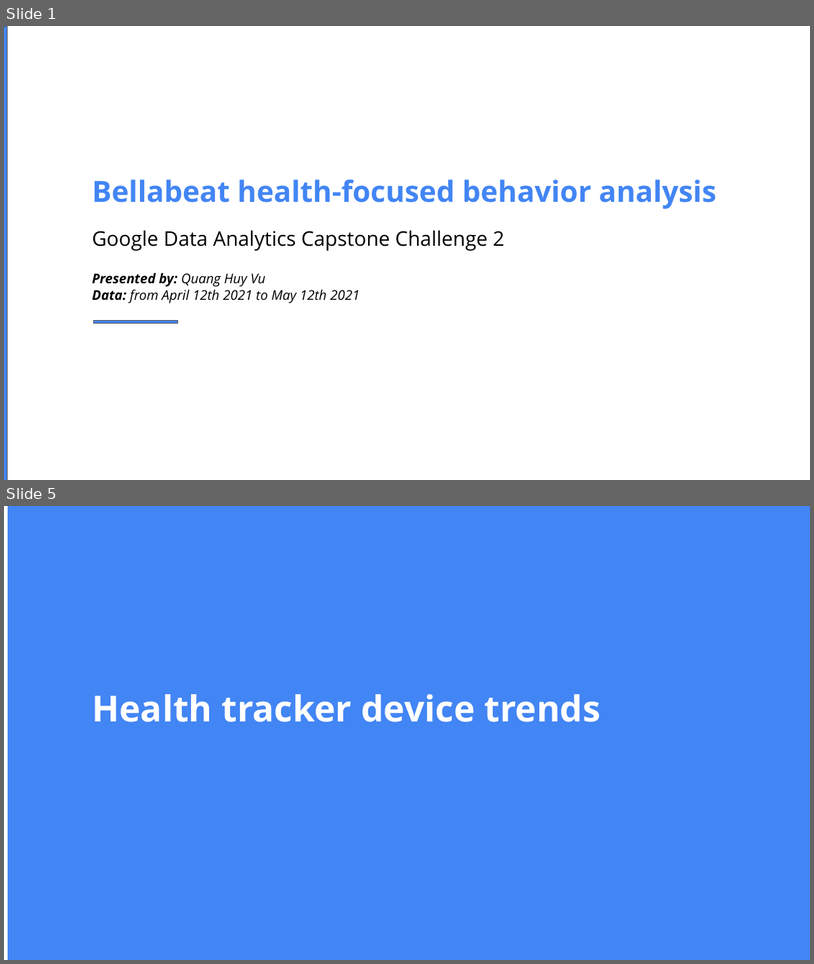
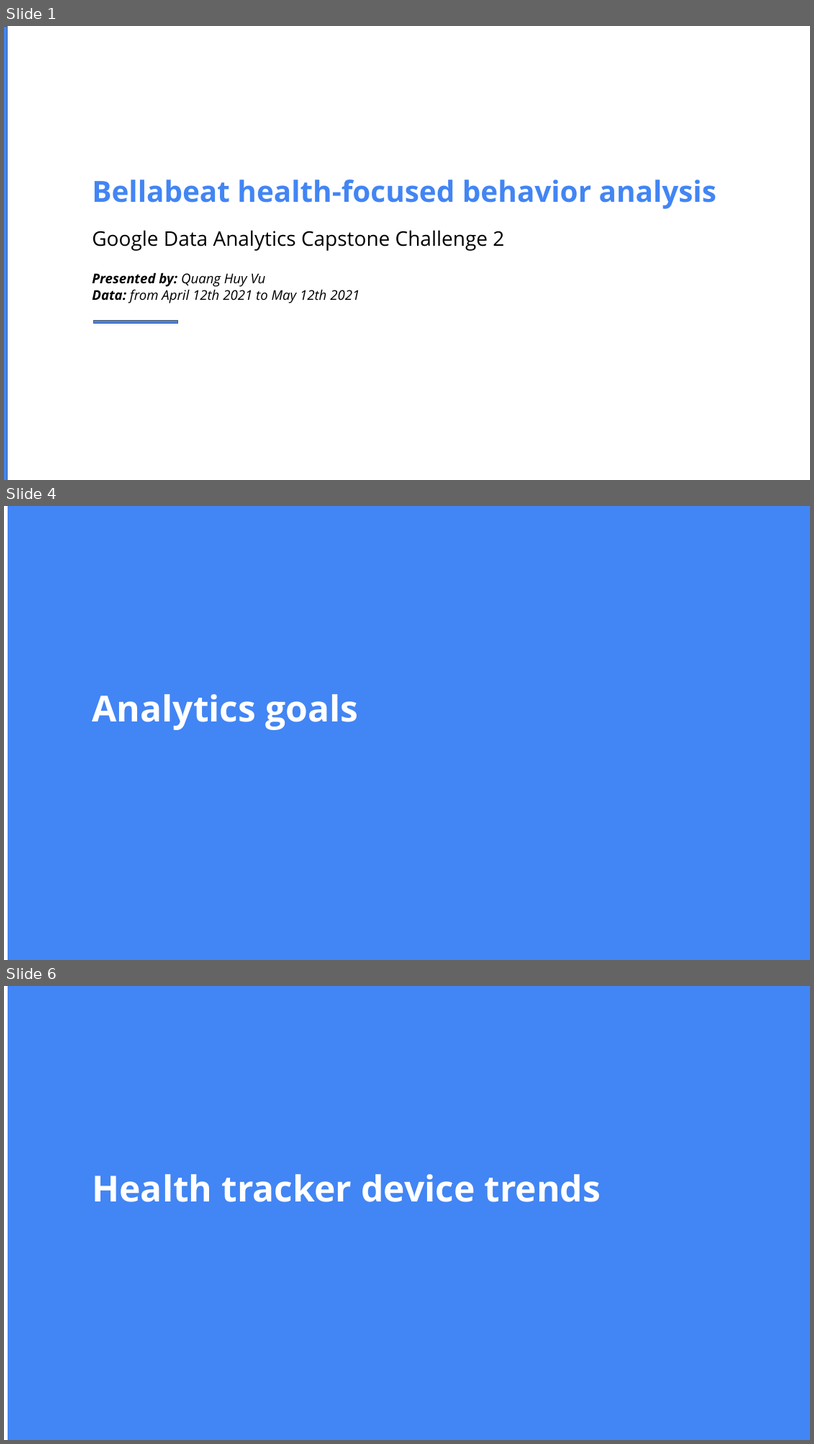
Before and after one commit to huyvuintech/gda-capstone-projects, a slide deck: Challenge2_GDACapstoneProject_Bellabeat_202209.pptx. Shown one above the other, each under a label of ours: slides 1 and 5 before the commit, slides 1, 4 and 6 after it; the slides between them are not shown. The pictures are 814x964 and 814x1444 pixels, drawn with LibreOffice and Linux fonts; fonts in the diff are those of the drawing. Boxes give left, top, right and bottom in pixels: in the first picture for what was removed or moved away, otherwise in the second. Text is boxed around its words. In the diff, an @@ line names an element or a change of style, - is before the commit and + after.

```diff
--- a/Challenge2_GDACapstoneProject_Bellabeat_202209.pptx
+++ b/Challenge2_GDACapstoneProject_Bellabeat_202209.pptx
@@ slide 4 added at [4,506,810,960], background #FFFFFF @@
@@ rectangle added at [8,506,810,960], fill #4285F4 @@
@@ rectangle added at [11,546,810,548], fill #999999 @@
@@ text added at [92,694,358,730], 32 pt, text #FFFFFF, bold @@
+Analytics goals
@@ what was slide 5 is now slide 6 @@
```
Also in this commit, not shown: 3 slides changed, 2 other slides added, 2 slides removed.
